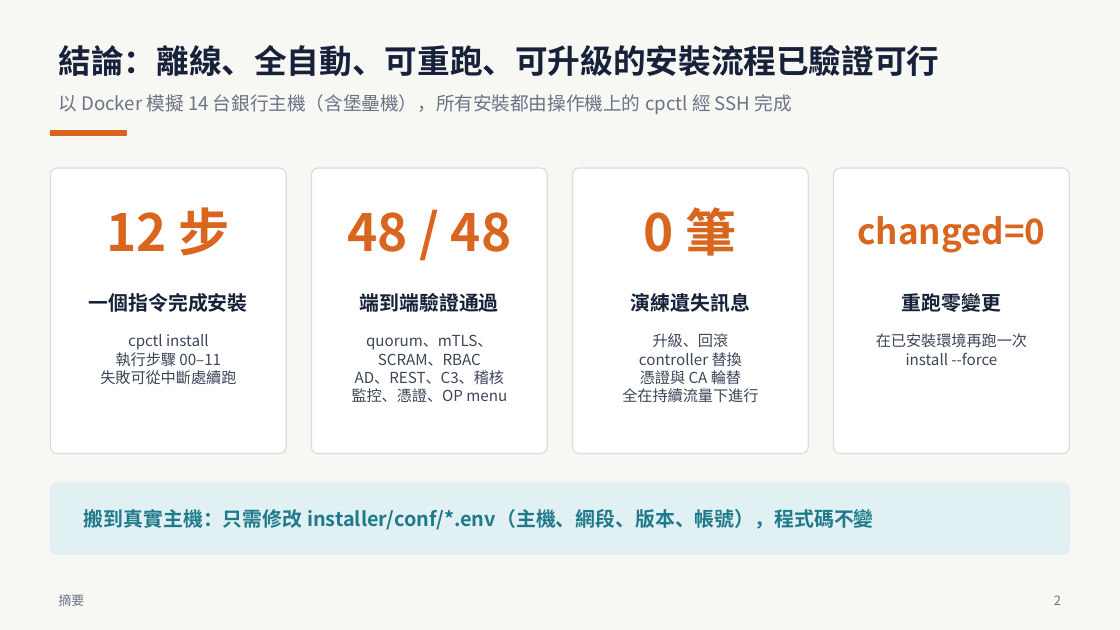
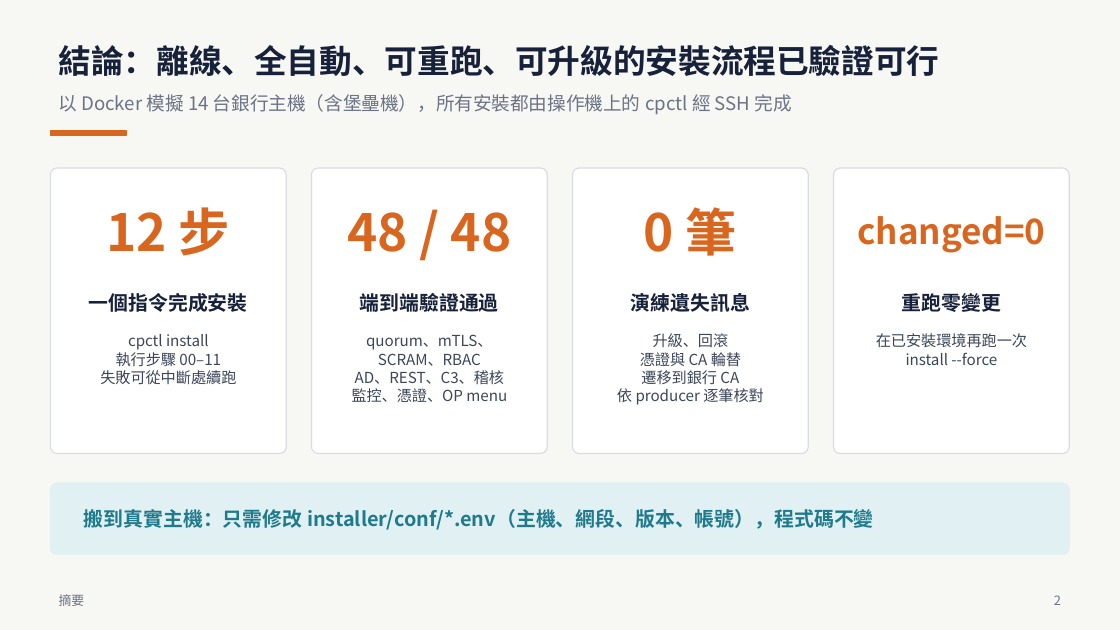
Before and after one commit to zxc81906119/kafka_install_ops, a slide deck: slide 2 of docs/Confluent-離線安裝PoC-全流程.pptx. Drawn at 1120x630 pixels with LibreOffice and Linux fonts; fonts in the diff are those of the drawing. Boxes give left, top, right and bottom in pixels: in the first picture for what was removed or moved away, otherwise in the second. Text is boxed around its words. In the diff, an @@ line names an element or a change of style, - is before the commit and + after.

```diff
--- a/docs/Confluent-離線安裝PoC-全流程.pptx
+++ b/docs/Confluent-離線安裝PoC-全流程.pptx
@@ text at [639,352,742,366]: paragraph removed @@
-controller 替換
@@ text at [617,370,764,405]: text changed @@
-全在持續流量下進行
+遷移到銀行 CA
+依 producer 逐筆核對
```
Also in this commit, not shown: 4 other slides changed, 21 other files.
